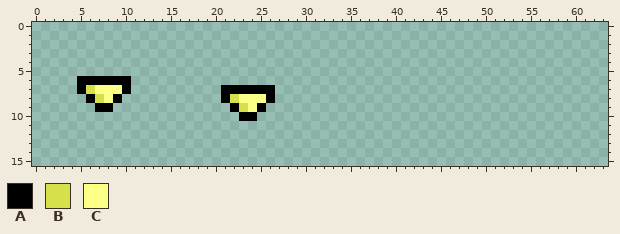
One commit to this pixel-art file: Prototypes/prototype_CooknServe/Assets/Sprites/UI.aseprite. Above is the file before it was changed.
64x16 pixels, 1 frame.
Palette (. is transparent): A #000000  B #d5e04b  C #fbff86
Pixels before, first column x 5:
 6 AAAAAA................
 7 ABCCCA..........AAAAAA
 8 .ABCA...........ABCCCA
 9 ..AA.............ABCA.
10 ..................AA..
New version:
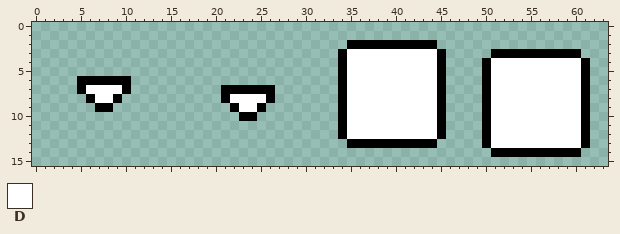
Colours new in this view: D #ffffff
What changed:
y 2: x 35..44 .......... -> AAAAAAAAAA
y 3: x 34..45 ............ -> ADDDDDDDDDDA; x 51..60 .......... -> AAAAAAAAAA
y 4..6: x 34..45 ............ -> ADDDDDDDDDDA; x 50..61 ............ -> ADDDDDDDDDDA
y 7: x 6..9 BCCC -> DDDD; x 34..45 ............ -> ADDDDDDDDDDA; x 50..61 ............ -> ADDDDDDDDDDA
y 8: x 7..8 BC -> DD; x 22..25 BCCC -> DDDD; x 34..45 ............ -> ADDDDDDDDDDA; x 50..61 ............ -> ADDDDDDDDDDA
y 9: x 23..24 BC -> DD; x 34..45 ............ -> ADDDDDDDDDDA; x 50..61 ............ -> ADDDDDDDDDDA
y 10..12: x 34..45 ............ -> ADDDDDDDDDDA; x 50..61 ............ -> ADDDDDDDDDDA
y 13: x 35..44 .......... -> AAAAAAAAAA; x 50..61 ............ -> ADDDDDDDDDDA
y 14: x 51..60 .......... -> AAAAAAAAAA
Pixel boxes of the changes (left, top, right, bottom) in both pictures:
added: (338, 40, 590, 157)
changed: (86, 85, 122, 103)
changed: (230, 94, 266, 112)
